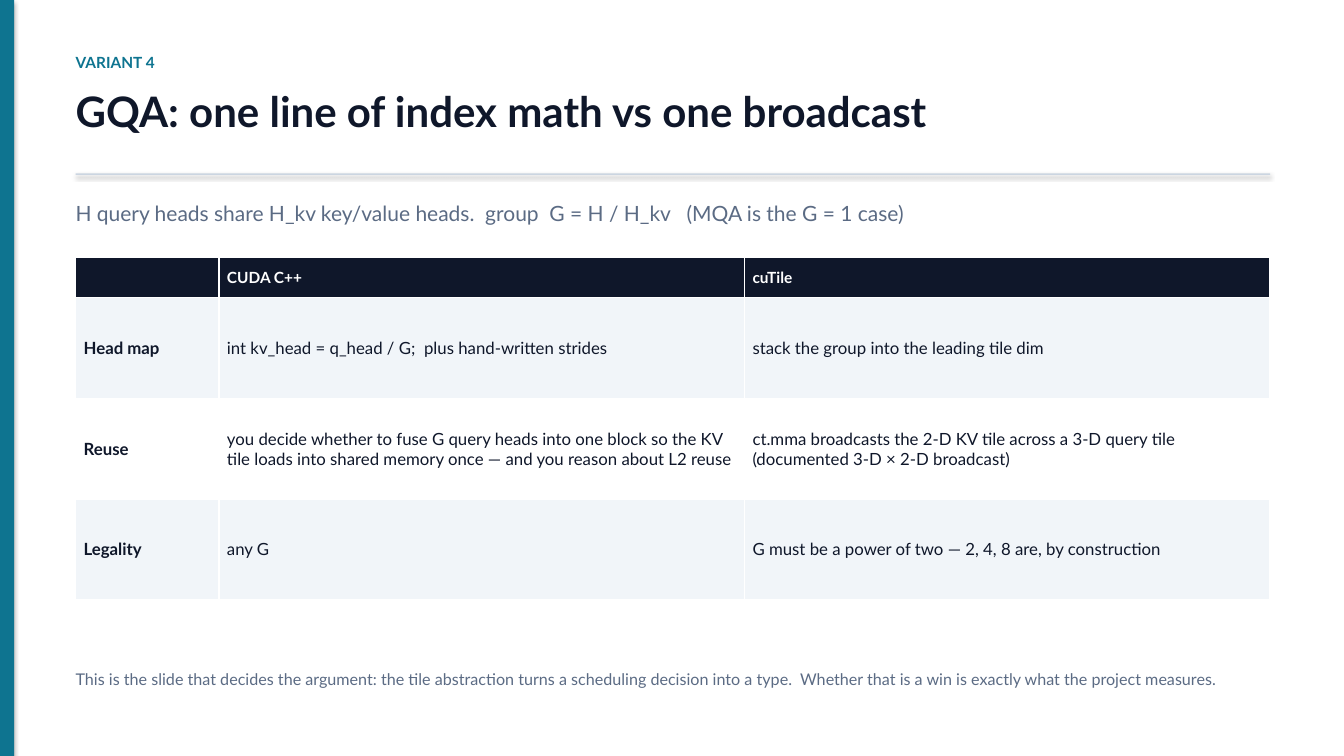
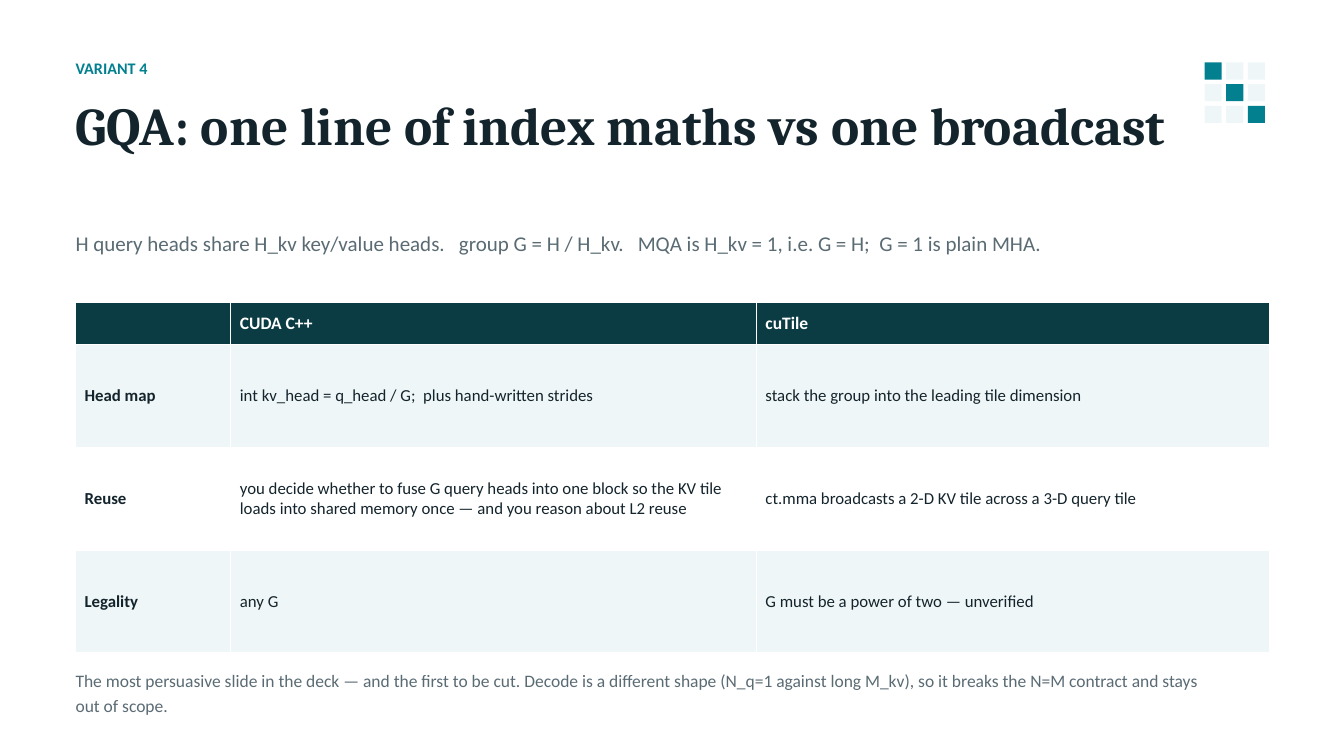
Before and after one commit to harshith0518/CS6203---Attention-Operator-Porject, a slide deck: slide 9 of docs/op2-attention-slides.pptx (slide 10 before the commit). Drawn at 1344x756 pixels with LibreOffice and Linux fonts; fonts in the diff are those of the drawing. Boxes give left, top, right and bottom in pixels: in the first picture for what was removed or moved away, otherwise in the second. Text is boxed around its words. In the diff, an @@ line names an element or a change of style, - is before the commit and + after.

```diff
--- a/docs/op2-attention-slides.pptx
+++ b/docs/op2-attention-slides.pptx
@@ rectangle removed at (x1=0, y1=0, x2=14, y2=756) @@
@@ text "VARIANT 4" at (x1=76, y1=63, x2=147, y2=74): size 11 to 11.5 pt, font Lato to Calibri, text colour #0E7490 to #028090; more space between paragraphs @@
@@ rectangle added at (x1=1205, y1=63, x2=1222, y2=80), fill #028090 @@
@@ rectangle added at (x1=1205, y1=84, x2=1222, y2=101), fill #EFF6F7 @@
@@ rectangle added at (x1=1226, y1=63, x2=1243, y2=80), fill #EFF6F7 @@
@@ rectangle added at (x1=1226, y1=84, x2=1243, y2=101), fill #028090 @@
@@ rectangle added at (x1=1248, y1=63, x2=1265, y2=80), fill #EFF6F7 @@
@@ rectangle added at (x1=1248, y1=84, x2=1265, y2=101), fill #EFF6F7 @@
@@ text at (x1=76, y1=107, x2=1165, y2=154): text changed; size 30 to 38 pt; font Lato to Cambria; text colour #0F172A to #14242C @@
-GQA: one line of index math vs one broadcast
+GQA: one line of index maths vs one broadcast
@@ rectangle added at (x1=1205, y1=106, x2=1222, y2=123), fill #EFF6F7 @@
@@ rectangle added at (x1=1226, y1=106, x2=1243, y2=123), fill #EFF6F7 @@
@@ rectangle added at (x1=1248, y1=106, x2=1265, y2=123), fill #028090 @@
@@ rectangle removed at (x1=76, y1=173, x2=1270, y2=175) @@
@@ text at (x1=76, y1=236, x2=1041, y2=255): text changed; font Lato to Calibri; text colour #5B6B84 to #5A6B74 @@
-H query heads share H_kv key/value heads. group G = H / H_kv (MQA is the G = 1 case)
+H query heads share H_kv key/value heads. group G = H / H_kv. MQA is H_kv = 1, i.e. G = H; G = 1 is plain MHA.
@@ table at (x1=76, y1=302, x2=1270, y2=653) @@
-row 2, column 3: stack the group into the leading tile dim
+row 2, column 3: stack the group into the leading tile dimension
-row 3, column 3: ct.mma broadcasts the 2-D KV tile across a 3-D query tile (documented 3-D × 2-D broadcast)
+row 3, column 3: ct.mma broadcasts a 2-D KV tile across a 3-D query tile
-row 4, column 3: G must be a power of two — 2, 4, 8 are, by construction
+row 4, column 3: G must be a power of two — unverified
@@ fill #0F172A to #0B3B43 in row 1 @@
@@ fill #F1F5F9 to #EFF6F7 in 6 cells @@
@@ size 11 to 12.5 pt in "CUDA C++", "cuTile" @@
@@ font Lato to Calibri in "CUDA C++", "cuTile", "Head map", "int kv_head = q_head / G; plus ..." and 4 more places @@
@@ text colour #0F172A to #14242C in "Head map", "int kv_head = q_head / G; plus ...", "Reuse", "you decide whether to fuse G query ..." and 2 more places @@
@@ table resized from (x1=76, y1=257, x2=1269, y2=598) to (x1=76, y1=302, x2=1270, y2=653) @@
@@ text removed at (x1=76, y1=673, x2=1216, y2=688) @@
-This is the slide that decides the argument: the tile abstraction turns a scheduling decision into a type. Whether that is a win is exactly what the project measures.
@@ text added at (x1=76, y1=674, x2=1197, y2=715), 12.5 pt, text #5A6B74 @@
+The most persuasive slide in the deck — and the first to be cut. Decode is a different shape (N_q=1 against long M_kv), so it breaks the N=M contract and stays out of scope.
```
Also in this commit, not shown: 6 other slides changed, 5 slides added, 8 slides removed, 3 other files.
